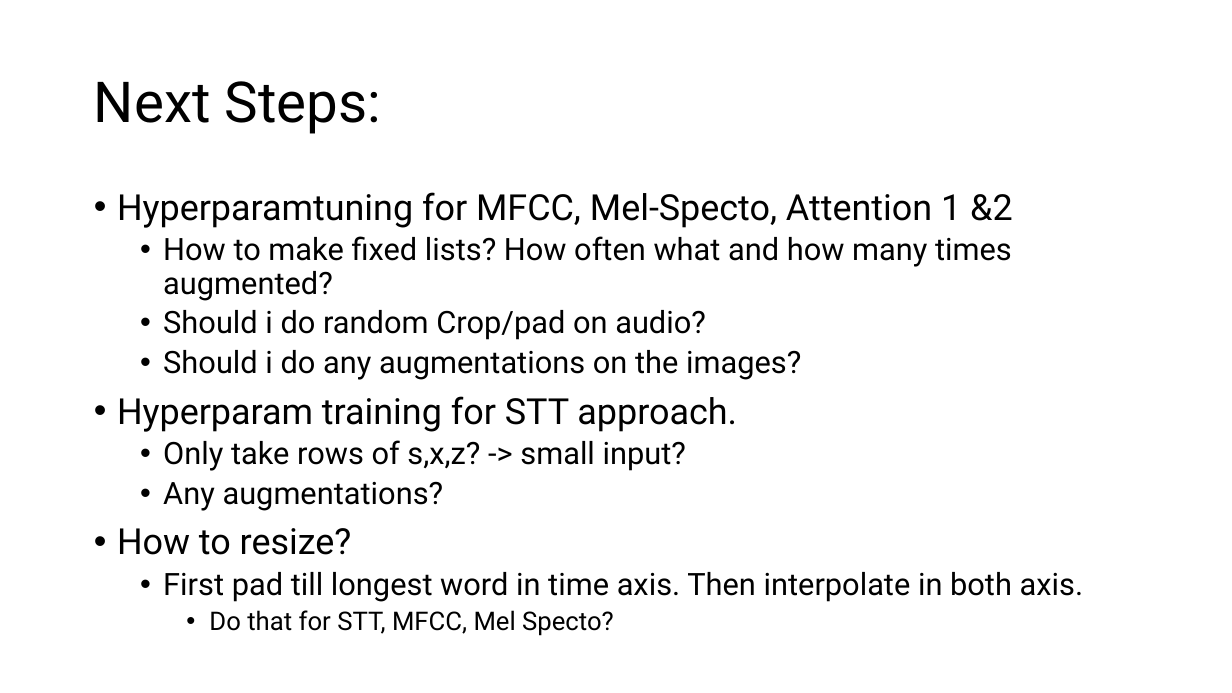
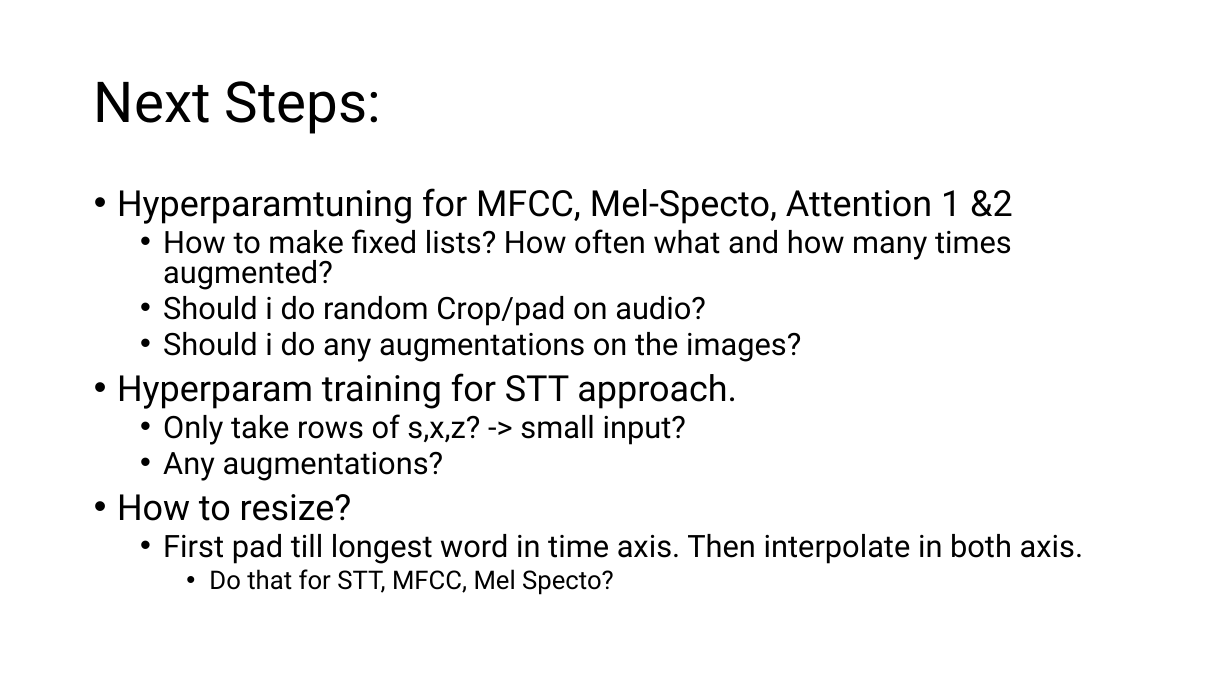
Before and after one commit to Steckdose007/Masterthesis, a slide deck: slide 20 of Interim report 2.pptx. Drawn at 1232x693 pixels with LibreOffice and Linux fonts; fonts in the diff are those of the drawing. Boxes give left, top, right and bottom in pixels: in the first picture for what was removed or moved away, otherwise in the second. Text is boxed around its words. In the diff, an @@ line names an element or a change of style, - is before the commit and + after.

```diff
--- a/Interim report 2.pptx
+++ b/Interim report 2.pptx
@@ text "Hyperparamtuning for MFCC, Mel-Specto, Attention ..." at (x1=117, y1=188, x2=1084, y2=595): line spacing 0.9 to 0.8 @@
```
Also in this commit, not shown: 8 slides added, 6 other files.
